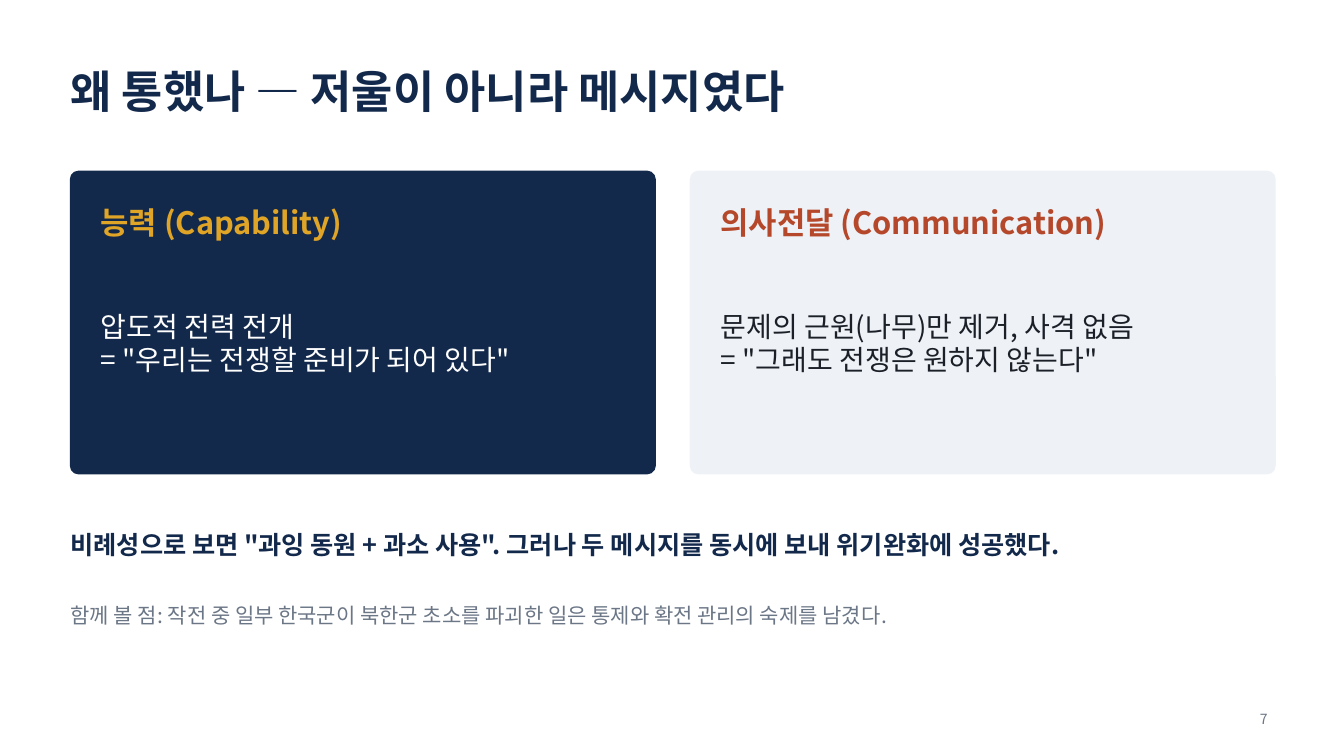
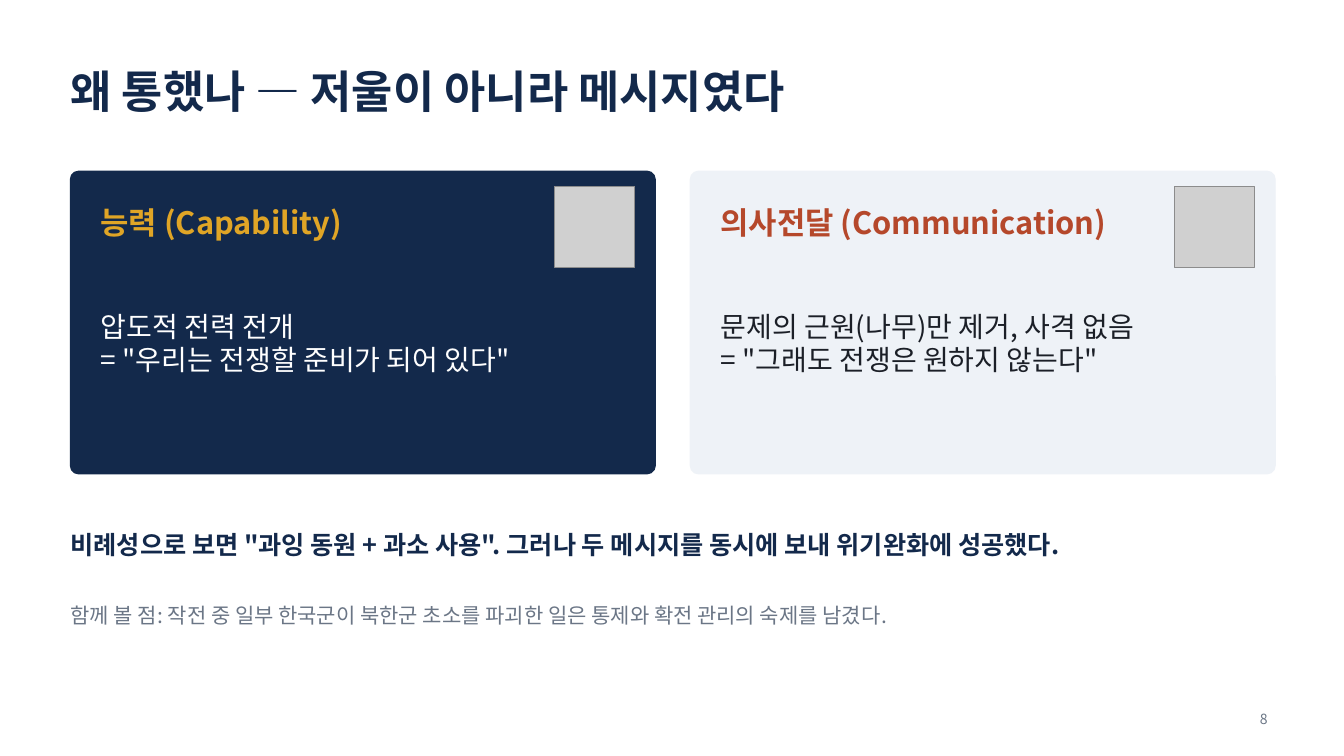
Before and after one commit to topys2000/study, a slide deck: slide 8 of 국지/공통/강평보조자료_비례성과_과거사례(판문점·연평도).pptx (slide 7 before the commit). Drawn at 1344x756 pixels with LibreOffice and Linux fonts; fonts in the diff are those of the drawing; grey boxes stand for pictures. Boxes give left, top, right and bottom in pixels: in the first picture for what was removed or moved away, otherwise in the second. Text is boxed around its words. In the diff, an @@ line names an element or a change of style, - is before the commit and + after.

```diff
--- a/국지/공통/강평보조자료_비례성과_과거사례(판문점·연평도).pptx
+++ b/국지/공통/강평보조자료_비례성과_과거사례(판문점·연평도).pptx
@@ picture added at (555, 187, 635, 267) @@
@@ picture added at (1175, 187, 1255, 267) @@
@@ page number at (1260, 713, 1268, 724): text changed @@
-7
+8
```
Also in this commit, not shown: 8 other slides changed, 2 slides added, 4 other files.
